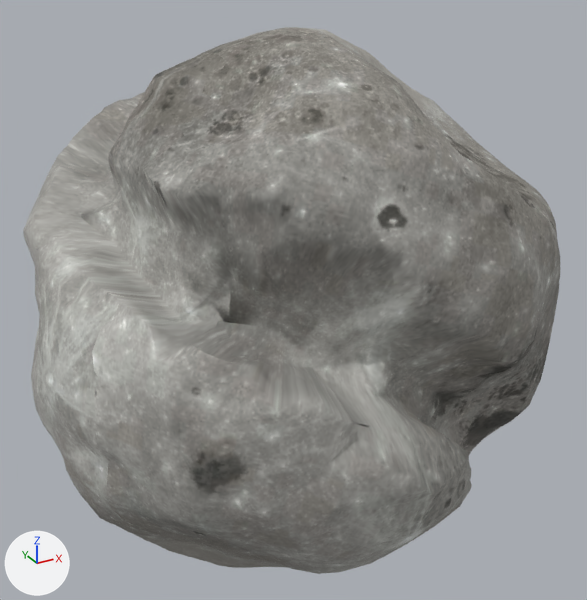
Renders of the glTF model Assets/Level 1/objects/moon.gltf from each side of a commit.
One viewpoint serves both versions: a 50 mm lens placed at (-32.0, -60.0, 30.5), pointed at (0.5, -0.8, 0.9). The lights are fixed; the arrows at lower left show +X, +Y and +Z. Vertices at the same position are counted once.

Script lines for the objects in view, before the commit:
```python
me_icosphere = bpy.data.meshes.new('Icosphere')
me_icosphere.from_pydata(...)  # 3929 vertices, 7856 faces; spans x -22.9..22.1, y -24.6..23.6, z -23.2..24.3
me_icosphere.materials.append(mat_material_001)  # picture img_real_moon
ob_icosphere = bpy.data.objects.new('Icosphere', me_icosphere)
ob_icosphere.location = (0.0, 0.0, 0.0)
```
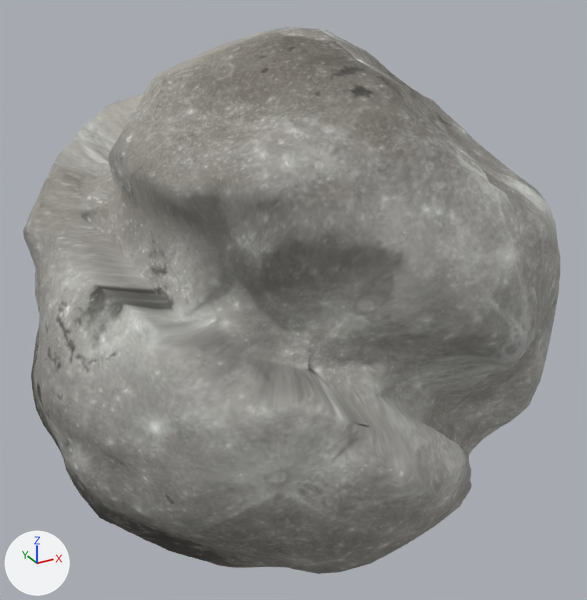
Pixel boxes (x1, y1, x2, y2) of what changed, in the pictures (587 x 600 px):
part 1 of me_icosphere, built on
    both: (208, 273, 355, 389)
part 2 of me_icosphere, surface changed
    both: (23, 27, 560, 574)

The edits, one by one:
me_icosphere is used by ob_icosphere; location (0.0, 0.0, 0.0).
me_icosphere had 3929 vertices, 7856 faces and spanned x -22.9..22.1, y -24.6..23.6, z -23.2..24.3.
me_icosphere now has 4489 vertices, 8976 faces and spans x -22.9..22.1, y -24.6..23.6, z -23.2..24.3.
me_icosphere part 1: 211 vertices moved from x -9.6..12.8, y -14.8..18.5, z -19.2..7.3 to x -11.0..12.9, y -15.0..18.4, z -19.3..7.4; 137 vertices removed from x -10.2..10.6, y -10.6..15.8, z -18.2..6.6; 697 vertices added at x -13.3..13.3, y -13.4..15.3, z -18.5..13.5.
me_icosphere part 2: 7457 kept faces spanning x -22.9..22.1, y -24.6..23.6, z -23.2..24.3 get new texture (UV) coordinates.
